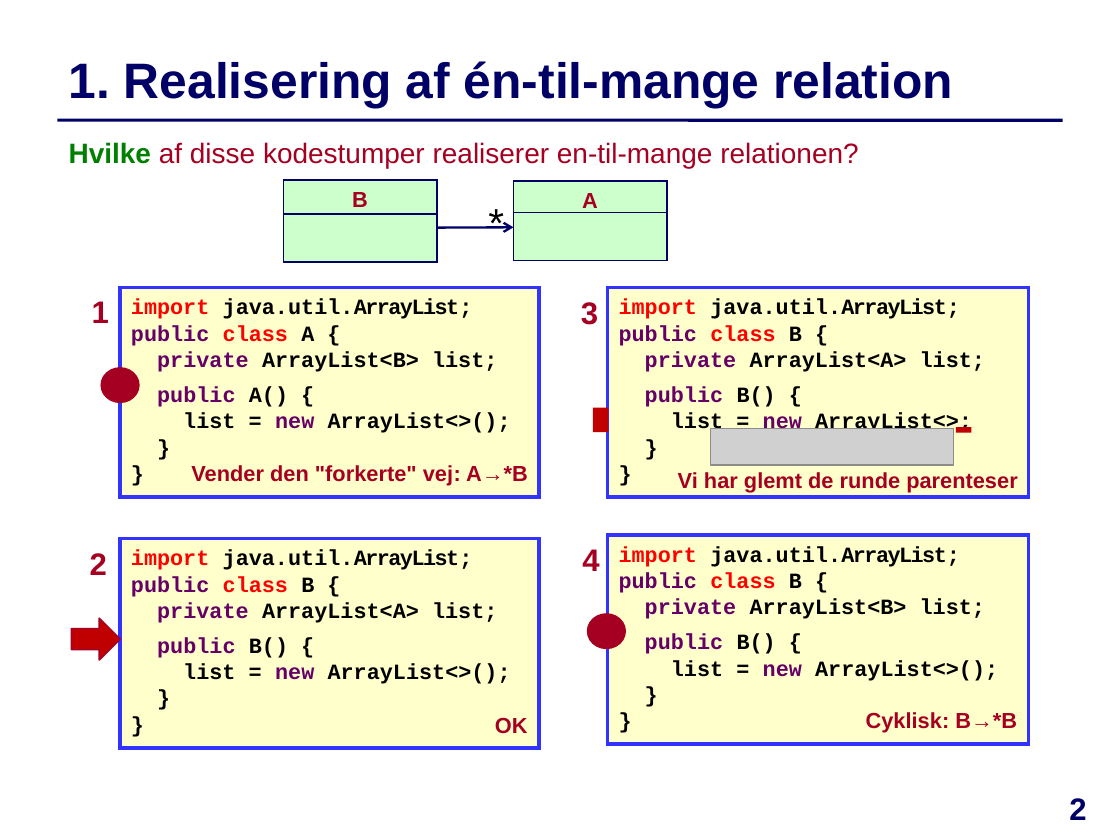
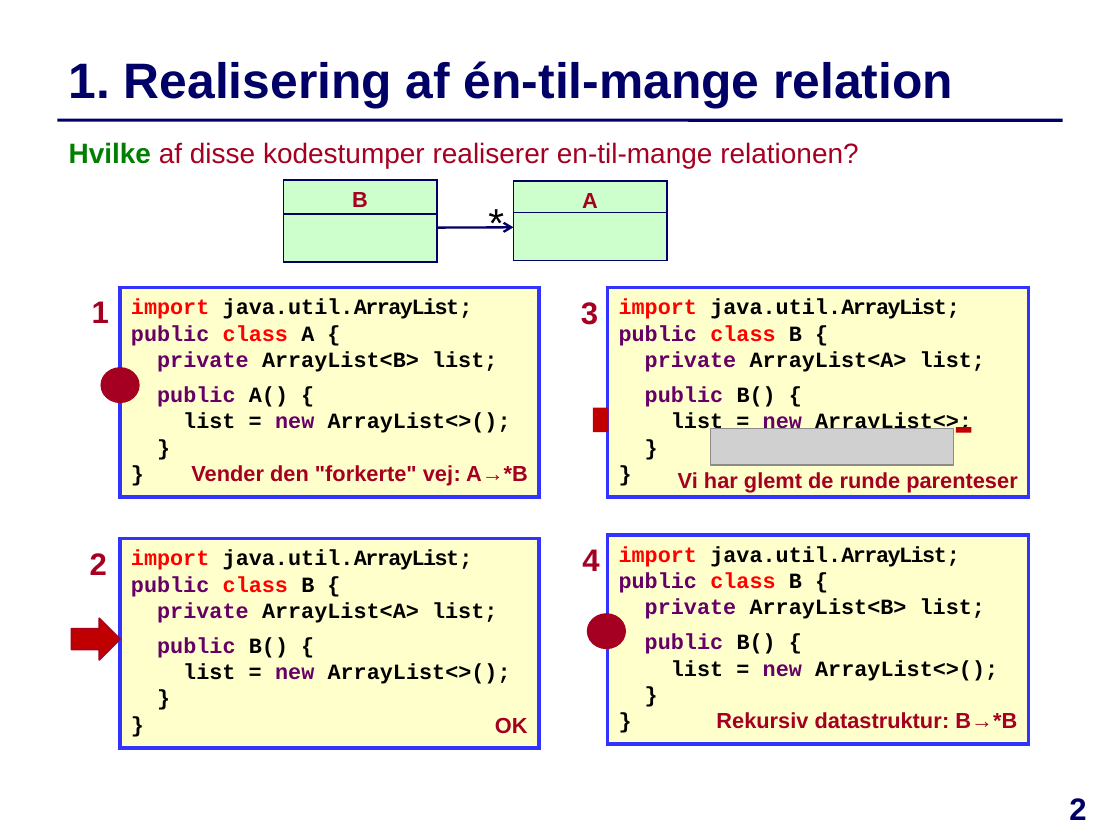
Before and after one commit to IntProgAU/Materiale, a slide deck: slide 2 of web/e24/uge_4a/Quiz-Uge4-Mandag.pptx. Drawn at 1120x840 pixels with LibreOffice and Linux fonts; fonts in the diff are those of the drawing; grey boxes stand for pictures. Boxes give left, top, right and bottom in pixels: in the first picture for what was removed or moved away, otherwise in the second. Text is boxed around its words. In the diff, an @@ line names an element or a change of style, - is before the commit and + after.

```diff
--- a/web/e24/uge_4a/Quiz-Uge4-Mandag.pptx
+++ b/web/e24/uge_4a/Quiz-Uge4-Mandag.pptx
@@ text at [716,712,1017,729]: text changed @@
-Cyklisk: B→*B
+Rekursiv datastruktur: B→*B
```
Also in this commit, not shown: 1 other slide changed.
